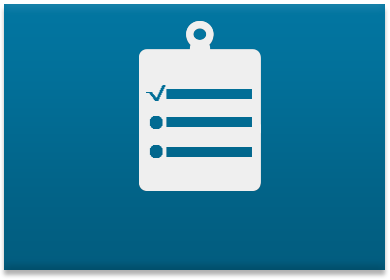
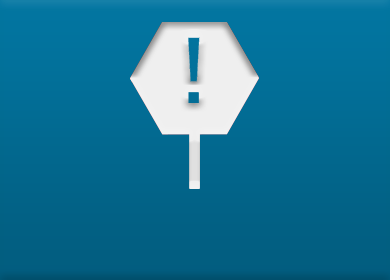
Revision of a layered 390×280 image; what changed, layer by layer:
showed group "举报" (2 layers) over [130, 22, 259, 189]
hid group "重大项目" (1st of 2) (3 layers) over [130, 21, 261, 191]
painted on "图层 18" over [0, 0, 390, 280]
